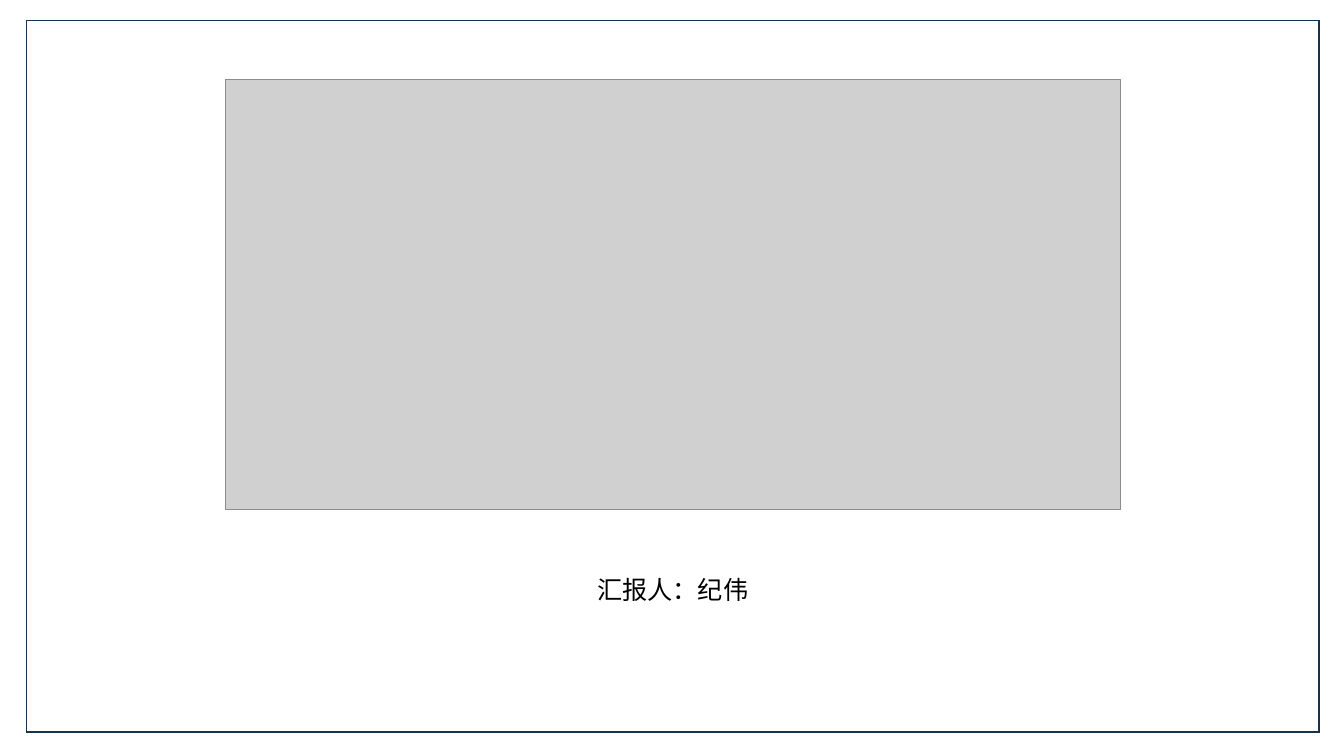
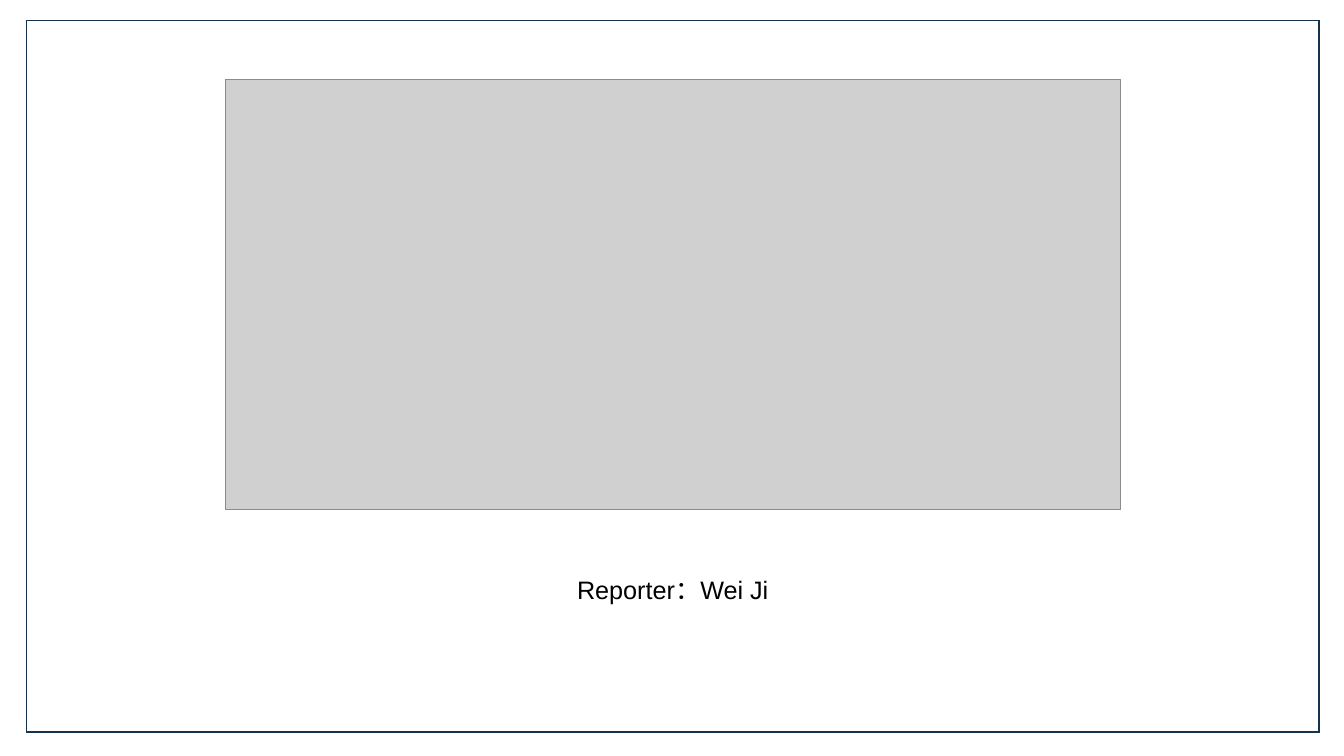
Before and after one commit to JiweiMaster/CMIT_JW_PRE_PAPER, a slide deck: slide 1 of SLIC_ppt.pptx. Drawn at 1344x756 pixels with LibreOffice and Linux fonts; fonts in the diff are those of the drawing; grey boxes stand for pictures. Boxes give left, top, right and bottom in pixels: in the first picture for what was removed or moved away, otherwise in the second. Text is boxed around its words. In the diff, an @@ line names an element or a change of style, - is before the commit and + after.

```diff
--- a/SLIC_ppt.pptx
+++ b/SLIC_ppt.pptx
@@ text at [577, 580, 768, 604]: text changed @@
-汇报人：纪伟
+Reporter：Wei Ji
```
Also in this commit, not shown: 1 other slide changed, 2 slides added, 2 slides removed, 3 other files.
